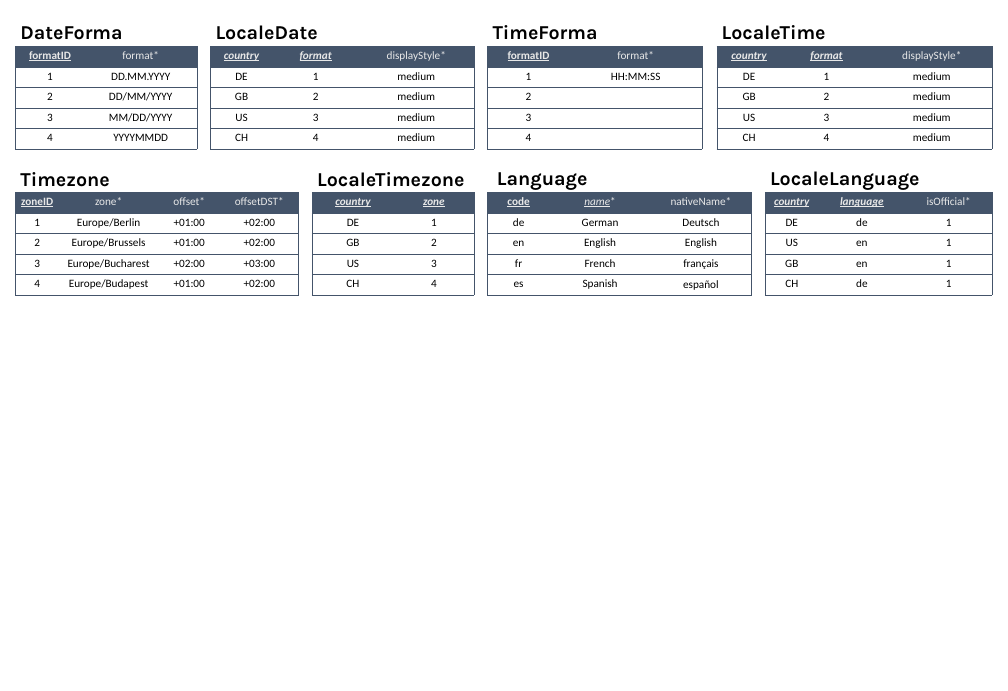
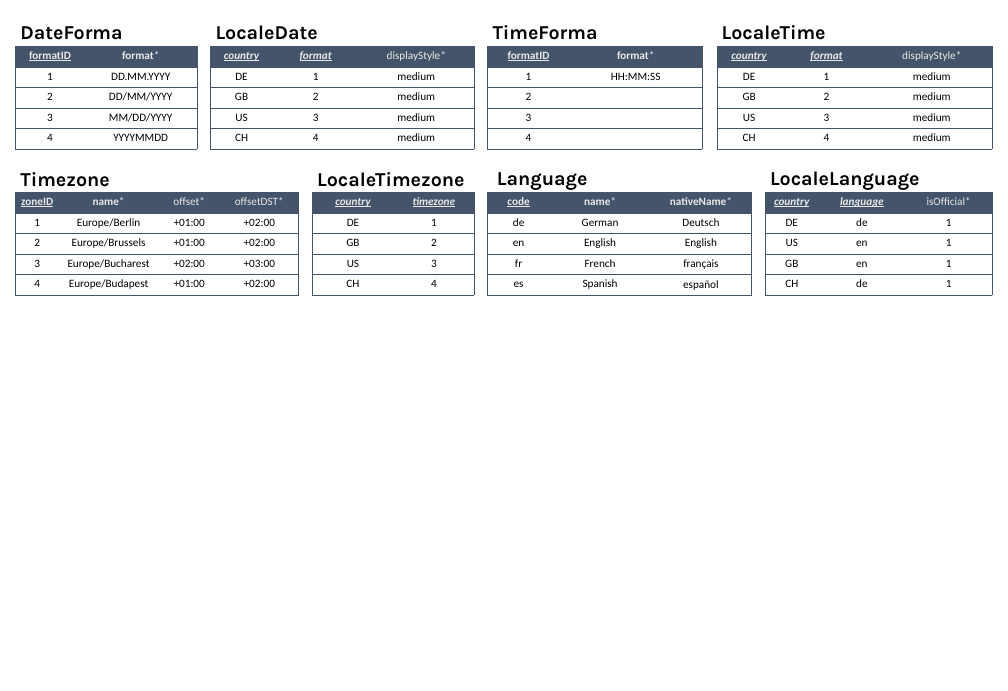
Before and after one commit to DonColon/appman-api-spec, a slide deck: slide 13 of docs/Appman - Data Model.pptx. Drawn at 1008x691 pixels with LibreOffice and Linux fonts; fonts in the diff are those of the drawing. Boxes give left, top, right and bottom in pixels: in the first picture for what was removed or moved away, otherwise in the second. Text is boxed around its words. In the diff, an @@ line names an element or a change of style, - is before the commit and + after.

```diff
--- a/docs/Appman - Data Model.pptx
+++ b/docs/Appman - Data Model.pptx
@@ table at <box>16,47,197,149</box> @@
@@ bold on in "format*" @@
@@ table at <box>488,47,703,149</box> @@
@@ bold on in "format*" @@
@@ table at <box>16,192,299,295</box> @@
-row 1, column 2: zone*
+row 1, column 2: name*
@@ table at <box>312,192,473,295</box> @@
-row 1, column 2: zone
+row 1, column 2: timezone
@@ table at <box>488,192,751,295</box> @@
@@ bold on in "name*", "nativeName*" @@
@@ italic off, underline off in "name*" @@
```
Also in this commit, not shown: 7 other slides changed, 13 other files.
